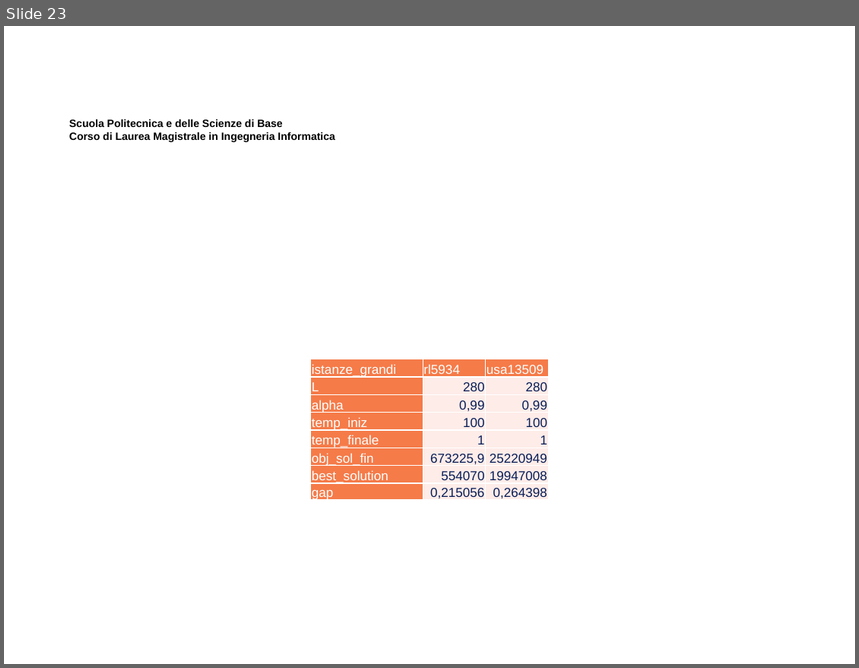
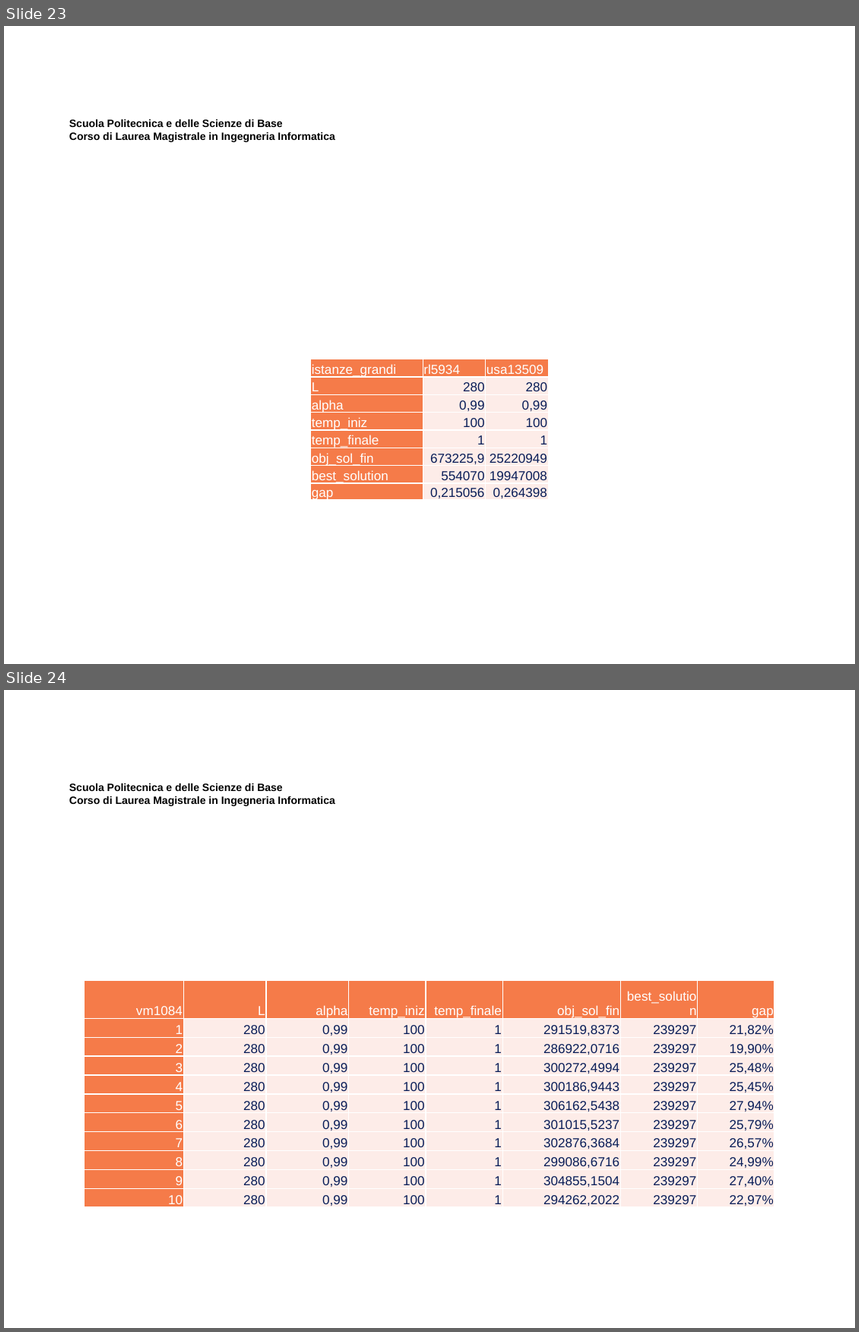
Before and after one commit to MicheleMaresca98/TSP-SimulatedAnnealing, a slide deck: Presentazione Elaborato Ricerca Operativa-2.pptx. Shown one above the other, each under a label of ours: slide 23 before the commit, slides 23 and 24 after it. The pictures are 859x668 and 859x1332 pixels, drawn with LibreOffice and Linux fonts; fonts in the diff are those of the drawing; background and template pictures are left out. Boxes give left, top, right and bottom in pixels: in the first picture for what was removed or moved away, otherwise in the second. Text is boxed around its words. In the diff, an @@ line names an element or a change of style, - is before the commit and + after.

Commit message:
Update slide

```diff
--- a/Presentazione Elaborato Ricerca Operativa-2.pptx
+++ b/Presentazione Elaborato Ricerca Operativa-2.pptx
@@ slide 24 added at box(4, 690, 855, 1328), background #FFFFFF; not listed: 1 template element that a slide beside it also shows @@
@@ table added at box(84, 981, 772, 1211), 11 rows, 8 columns @@
+vm1084 | L | alpha | temp_iniz | temp_finale | obj_sol_fin | best_solution | gap
+1 | 280 | 0,99 | 100 | 1 | 291519,8373 | 239297 | 21,82%
+2 | 280 | 0,99 | 100 | 1 | 286922,0716 | 239297 | 19,90%
+3 | 280 | 0,99 | 100 | 1 | 300272,4994 | 239297 | 25,48%
+4 | 280 | 0,99 | 100 | 1 | 300186,9443 | 239297 | 25,45%
+5 | 280 | 0,99 | 100 | 1 | 306162,5438 | 239297 | 27,94%
+6 | 280 | 0,99 | 100 | 1 | 301015,5237 | 239297 | 25,79%
+7 | 280 | 0,99 | 100 | 1 | 302876,3684 | 239297 | 26,57%
+8 | 280 | 0,99 | 100 | 1 | 299086,6716 | 239297 | 24,99%
+9 | 280 | 0,99 | 100 | 1 | 304855,1504 | 239297 | 27,40%
+10 | 280 | 0,99 | 100 | 1 | 294262,2022 | 239297 | 22,97%
```
